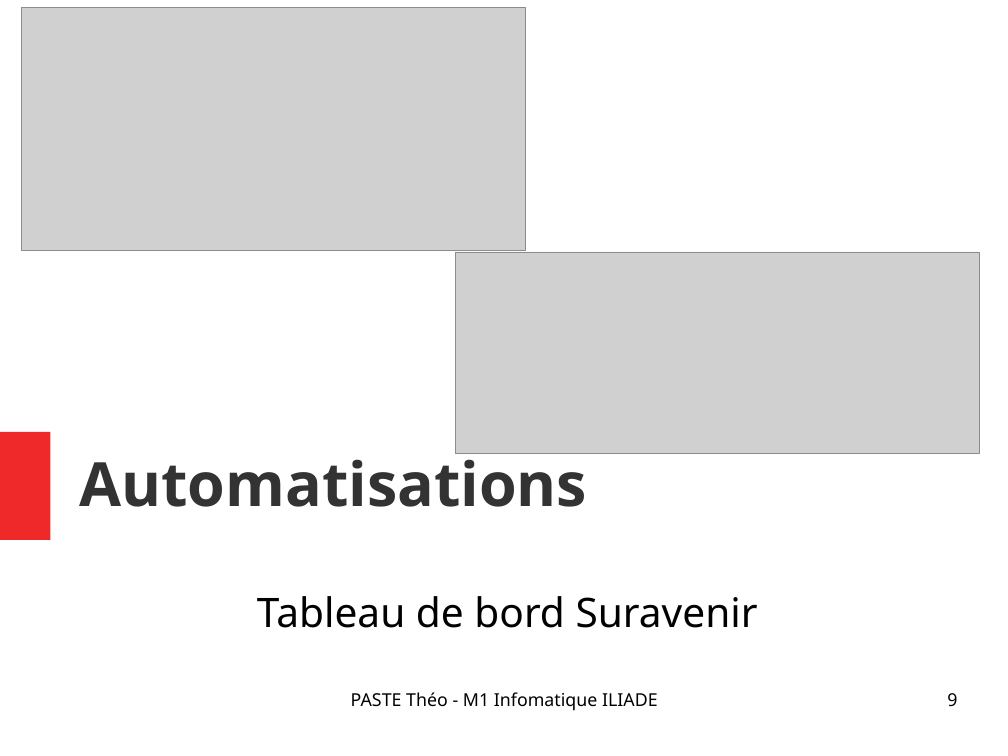
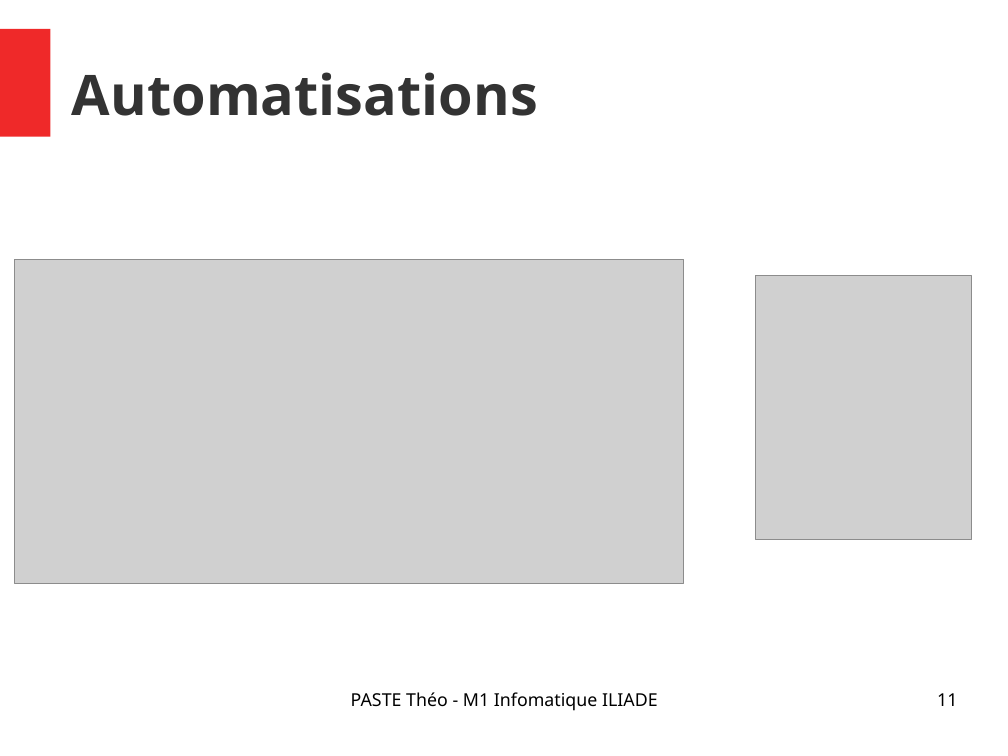
Before and after one commit to Narrateur/Rapport_de_Stage_M1, a slide deck: slide 11 of .gitbook/assets/Presentation_PASTE_Theo.odp (slide 9 before the commit). Drawn at 1008x756 pixels with LibreOffice and Linux fonts; fonts in the diff are those of the drawing; grey boxes stand for pictures. Boxes give left, top, right and bottom in pixels: in the first picture for what was removed or moved away, otherwise in the second. Text is boxed around its words. In the diff, an @@ line names an element or a change of style, - is before the commit and + after.

```diff
--- a/.gitbook/assets/Presentation_PASTE_Theo.odp
+++ b/.gitbook/assets/Presentation_PASTE_Theo.odp
@@ rectangle: place and size @@
-rectangle at bbox=[0, 432, 50, 540]
+rectangle at bbox=[0, 28, 50, 136]
@@ title "Automatisations": place and size @@
-title "Automatisations" at bbox=[79, 450, 587, 507]
+title "Automatisations" at bbox=[72, 72, 538, 116]
@@ title "Automatisations" at bbox=[72, 72, 538, 116]: size 48 to 44 pt @@
@@ picture: place and size @@
-picture at bbox=[22, 7, 526, 251]
+picture at bbox=[15, 259, 684, 583]
@@ picture: place and size @@
-picture at bbox=[456, 252, 980, 454]
+picture at bbox=[756, 275, 971, 541]
@@ subtitle removed at bbox=[257, 596, 758, 628] @@
-Tableau de bord Suravenir
@@ page number at bbox=[937, 693, 957, 706]: text changed @@
-9
+11
```
Also in this commit, not shown: 12 other slides changed, 1 slide added, 2 other files.
